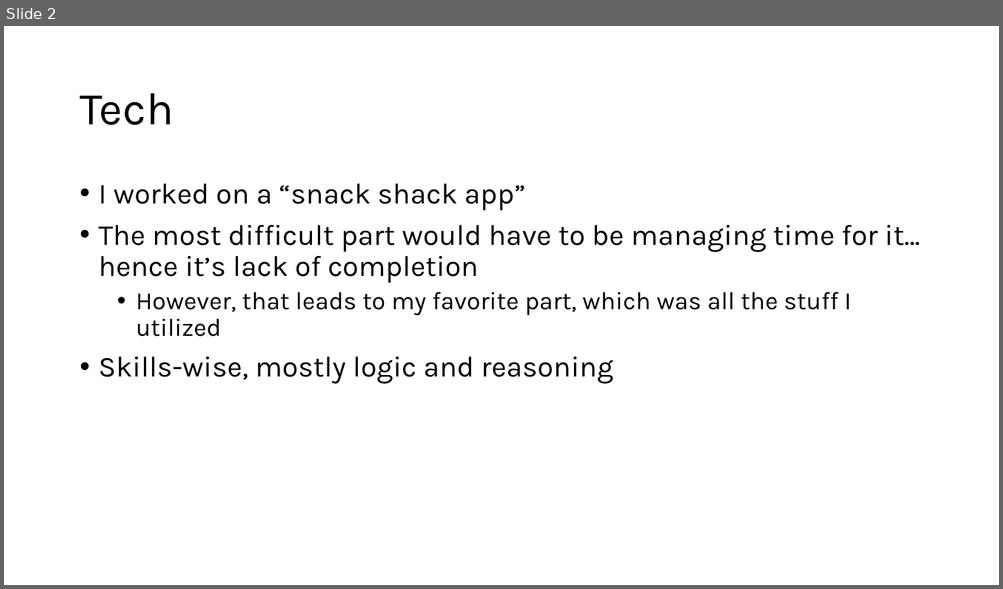
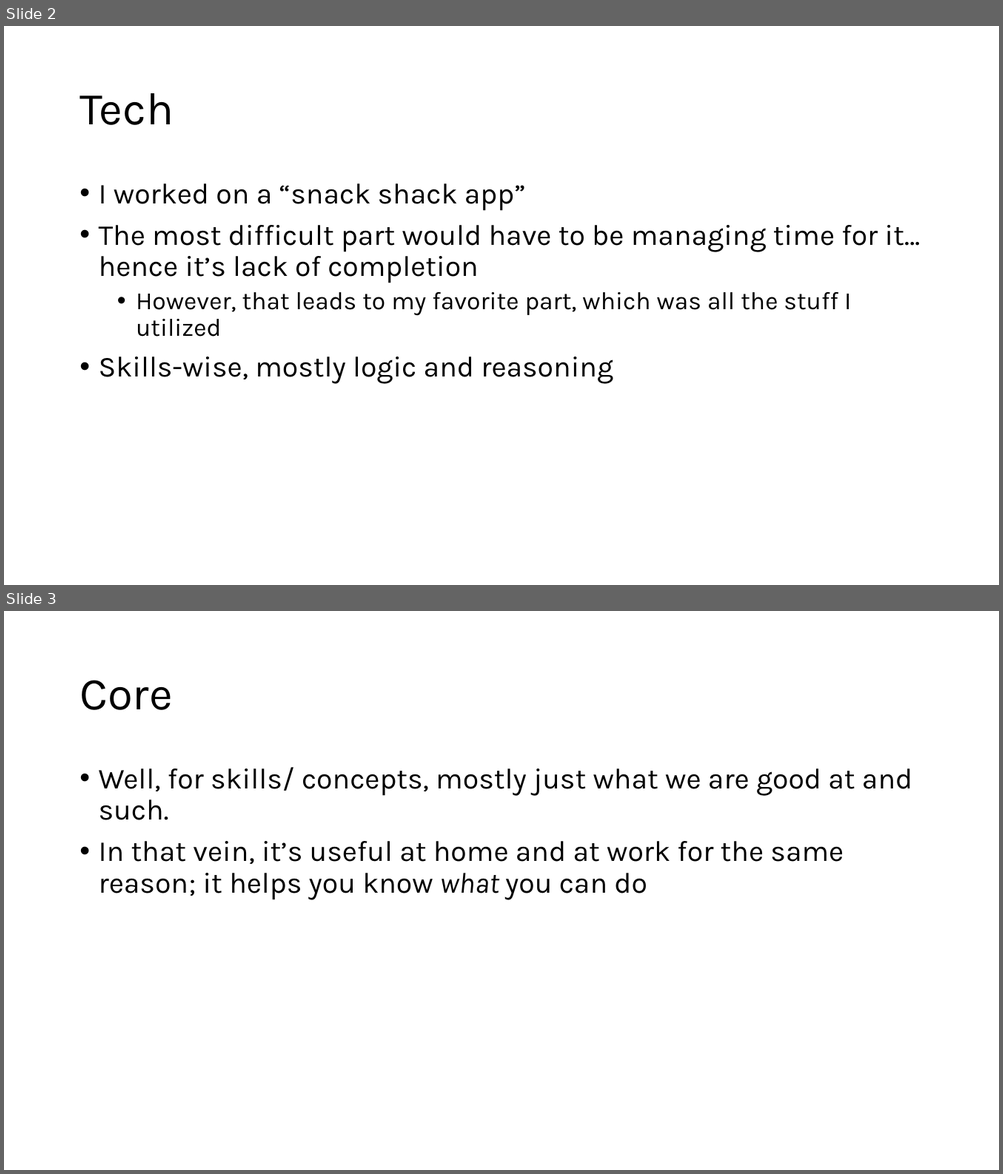
Before and after one commit to CTH-npitx/Presentations, a slide deck: Fall 2025/Fall 2025 Presentation.pptx. Shown one above the other, each under a label of ours: slide 2 before the commit, slides 2 and 3 after it. The pictures are 1003x589 and 1003x1174 pixels, drawn with LibreOffice and Linux fonts; fonts in the diff are those of the drawing. Boxes give left, top, right and bottom in pixels: in the first picture for what was removed or moved away, otherwise in the second. Text is boxed around its words. In the diff, an @@ line names an element or a change of style, - is before the commit and + after.

```diff
--- a/Fall 2025/Fall 2025 Presentation.pptx
+++ b/Fall 2025/Fall 2025 Presentation.pptx
@@ slide 3 added at [4, 611, 999, 1170], background #FFFFFF @@
@@ title added at [79, 680, 172, 710], 44 pt, text #000000 @@
+Core
@@ text added at [99, 767, 912, 900], 28 pt, text #000000 @@
+• Well, for skills/ concepts, mostly just what we are good at and such.
+• In that vein, it’s useful at home and at work for the same reason; it helps you know what you can do
```
Also in this commit, not shown: 1 other slide added.
